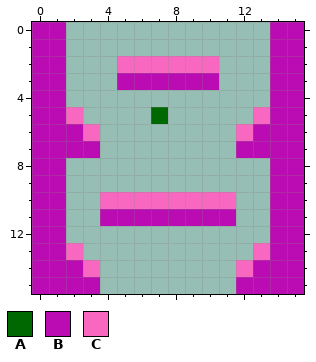
Two states of a pixel-art sprite, Kid Icarus/Assets/Sprites/Map/shop1.png. That is the earlier state.
The file is 16x16 pixels.
Palette (. is transparent): A #006800  B #bb0cb3  C #f968c0
Pixels before, first column x 0:
 0 BB............BB
 1 BB............BB
 2 BB...CCCCCC...BB
 3 BB...BBBBBB...BB
 4 BB............BB
 5 BBC....A.....CBB
 6 BBBC........CBBB
 7 BBBB........BBBB
 8 BB............BB
 9 BB............BB
10 BB..CCCCCCCC..BB
11 BB..BBBBBBBB..BB
12 BB............BB
13 BBC..........CBB
14 BBBC........CBBB
15 BBBB........BBBB
After:
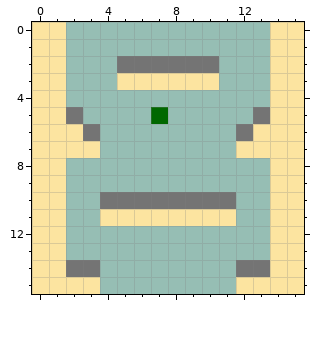
The edit:
colour B: #bb0cb3 -> #fce4a0
colour C: #f968c0 -> #747474
Changed rows in their new state; - is a pixel that keeps its letter.
first column x 2:
13 .----------.
14 C----------C
Boxes around the changes in both pictures, in picture pixels (x1, y1, x2, y2):
changed: (32, 22, 304, 294)
